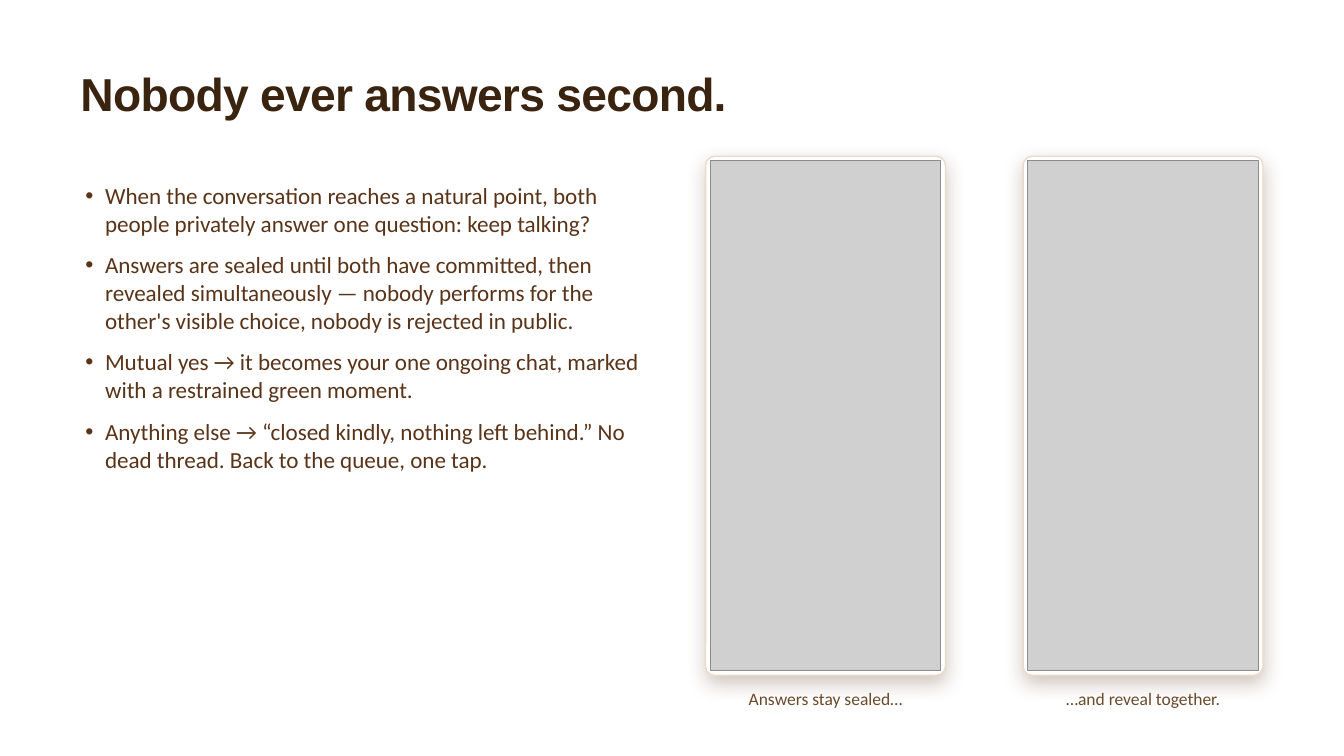
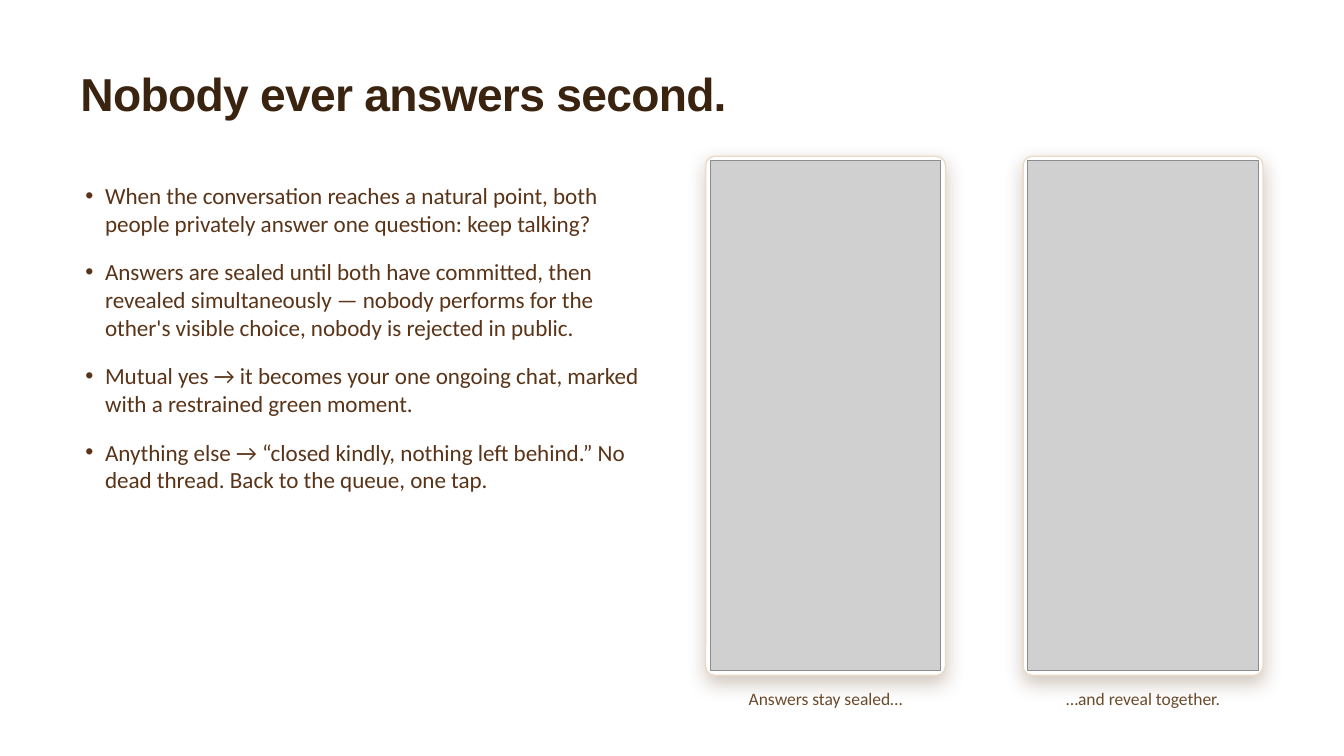
Before and after one commit to pjeon18/iso-prototype, a slide deck: slide 6 of slides/ISO_Product_Intro.pptx. Drawn at 1344x756 pixels with LibreOffice and Linux fonts; fonts in the diff are those of the drawing; grey boxes stand for pictures. Boxes give left, top, right and bottom in pixels: in the first picture for what was removed or moved away, otherwise in the second. Text is boxed around its words. In the diff, an @@ line names an element or a change of style, - is before the commit and + after.

```diff
--- a/slides/ISO_Product_Intro.pptx
+++ b/slides/ISO_Product_Intro.pptx
@@ text "When the conversation reaches a ..." at [105, 188, 638, 492]: more space between paragraphs @@
```
Also in this commit, not shown: 5 other slides changed, 1 other file.
